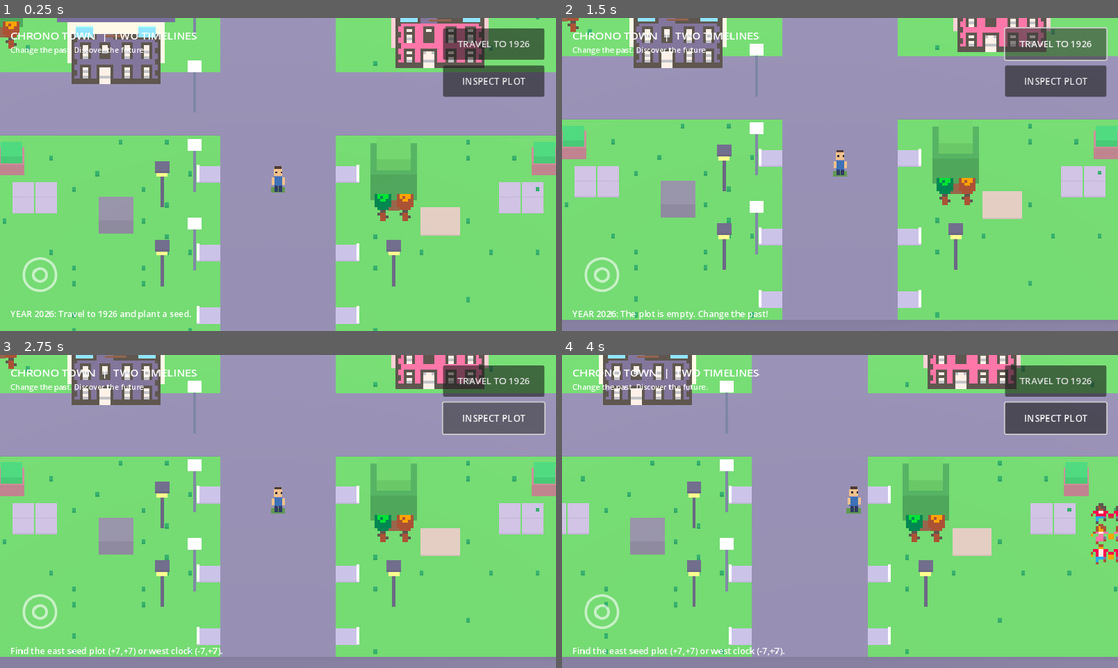
Above: before the commit, frames 1-4 (two rows, left to right).
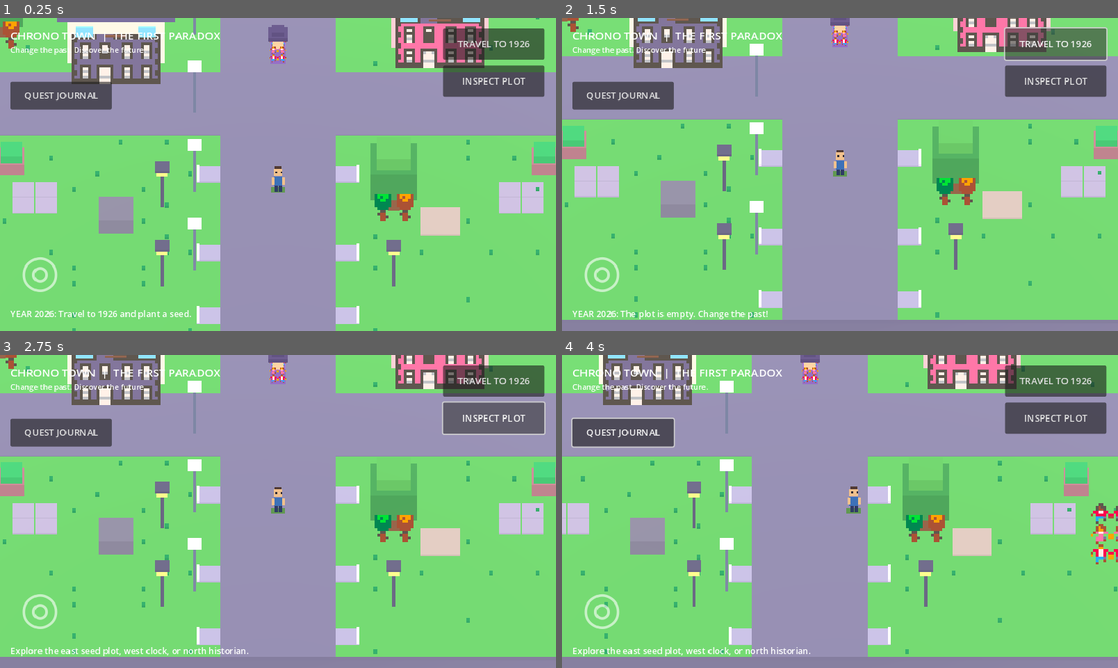
Above: after the commit, the same moments.

Repository: LifemaxRPG/Rpg--attempt
Game: Godot game, scene res://scenes/main.tscn
Two runs of this game, one before a commit and one after it. Both use one fixed random seed, a clock stepped at 60 frames per second and the inputs below.
Inputs (mouse positions are in pixels of both pictures, inside the frame that each line leads up to):
- Up to frame 1 (0.25 s): no input
- Up to frame 2 (1.5 s): click "TRAVEL TO 1926" at 0.5 s; click "TRAVEL TO 2026" at 1.25 s
- Up to frame 3 (2.75 s): click "INSPECT PLOT" at 2 s
- Up to frame 4 (4 s): click (623, 433) at 2.75 s, where only the run after the commit has a clickable "QUEST JOURNAL"; tap Enter at 3.5 s; move the mouse to (962, 495) at 3.52 s; hold D from 3.53 s (still down); click (962, 495) at 3.67 s

The runs differ from the first frame. In frame 1, 2.2% of the frame differs, in the area x 1-52%, y 2-30%; in frame 2, 2.1%; in frame 3, 2.6%; in frame 4, 3.0%, in the area x 1-99%, y 0-97%.

Commit message:
Introduce historian NPC with reactive dialogue and interactive quest journal

Diff:
--- a/scripts/world.gd
+++ b/scripts/world.gd
@@ -22,6 +22,10 @@
 var planted_seed := false
 var repaired_clock := false
 var era_visuals: Node3D
+var journal_panel: PanelContainer
+var journal_text: Label
+var npc: Node3D
+const NPC_SITE := Vector3(0, 0, -3)
 const CLOCK_SITE := Vector3(-7, 0, 7)
 const SAVE_PATH := "user://chrono_town.json"
 var era_objects: Node3D
@@ -39,6 +43,7 @@
 	_build_player()
 	_build_era_objects()
 	_build_era_visuals()
+	_build_npc()
 	_build_camera()
 	_build_hud()
 	get_viewport().size_changed.connect(_layout_hud)
@@ -230,6 +235,7 @@
 	in_past = not in_past
 	_refresh_timeline()
 	_refresh_era_visuals()
+	_update_journal()
 	if message_label != null:
 		if in_past:
 			message_label.text = "YEAR 1926: Find the glowing seed plot east of town."
@@ -239,10 +245,14 @@
 			message_label.text = "YEAR 2026: The plot is empty. Change the past!"
 
 func _interact() -> void:
+	if player.position.distance_to(NPC_SITE) <= 2.5:
+		_talk_historian()
+		return
 	if player.position.distance_to(CLOCK_SITE) <= 2.5:
 		if in_past and not repaired_clock:
 			repaired_clock = true
 			_save_progress()
+			_update_journal()
 			_refresh_era_visuals()
 			message_label.text = "Clock repaired! Return to 2026 to see the tower."
 		elif in_past:
@@ -251,11 +261,12 @@
 			message_label.text = "The clock tower survived!" if repaired_clock else "Clock ruins. Repair it in 1926!"
 		return
 	if player.position.distance_to(PLOT) > 2.5:
-		message_label.text = "Find the east seed plot (+7,+7) or west clock (-7,+7)."
+		message_label.text = "Explore the east seed plot, west clock, or north historian."
 		return
 	if in_past and not planted_seed:
 		planted_seed = true
 		_save_progress()
+		_update_journal()
 		message_label.text = "Seed planted! Return to 2026 to see what changes."
 		_refresh_timeline()
 	elif in_past:
@@ -268,6 +279,41 @@
 		era_button.text = "TRAVEL TO 2026" if in_past else "TRAVEL TO 1926"
 	if action_button != null:
 		action_button.text = "PLANT SEED" if in_past else "INSPECT PLOT"
+
+func _build_npc() -> void:
+	npc = Node3D.new()
+	npc.name = "TownHistorian"
+	npc.position = NPC_SITE
+	add_child(npc)
+	_cube(npc, "Coat", Vector3(0, 0.72, 0), Vector3(0.65, 0.9, 0.42), Color("#805caa"))
+	_cube(npc, "Head", Vector3(0, 1.4, 0), Vector3(0.5, 0.5, 0.48), Color("#e8b78d"))
+	_cube(npc, "Hat", Vector3(0, 1.78, 0), Vector3(0.85, 0.22, 0.68), Color("#51436e"))
+	_cube(npc, "HatTop", Vector3(0, 1.97, 0), Vector3(0.52, 0.3, 0.5), Color("#51436e"))
+	_atlas_sprite(npc, "HistorianBadge", Rect2(160, 88, 16, 24), Vector3(0, 1.2, 0.34), 0.045)
+
+func _talk_historian() -> void:
+	if in_past:
+		message_label.text = "Historian: A clock and a seed can rewrite a century."
+	elif planted_seed and repaired_clock:
+		message_label.text = "Historian: Both landmarks survived! You've changed our town."
+	elif planted_seed:
+		message_label.text = "Historian: That ancient tree wasn't here yesterday..."
+	elif repaired_clock:
+		message_label.text = "Historian: The restored clock has a mysterious history."
+	else:
+		message_label.text = "Historian: Our town lost its clock and its oldest tree."
+
+func _update_journal() -> void:
+	if journal_text == null:
+		return
+	var tree_status := "DONE - Ancient tree thrives in 2026" if planted_seed else "OPEN - Plant a seed in 1926 (east)"
+	var clock_status := "DONE - Clock tower restored in 2026" if repaired_clock else "OPEN - Repair clock in 1926 (west)"
+	journal_text.text = "THE FIRST PARADOX\\n\\n1. %s\\n\\n2. %s\\n\\nTalk to the historian near the north road.\\nProgress saves automatically." % [tree_status, clock_status]
+
+func _toggle_journal() -> void:
+	journal_panel.visible = not journal_panel.visible
+	if journal_panel.visible:
+		_update_journal()
 
 func _build_player() -> void:
 	player = Node3D.new()
@@ -325,7 +371,7 @@
 	hud.add_child(root)
 	var title := Label.new()
 	title.name = "Title"
-	title.text = "CHRONO TOWN  |  TWO TIMELINES"
+	title.text = "CHRONO TOWN  |  THE FIRST PARADOX"
 	title.position = Vector2(18, 16)
 	title.add_theme_font_size_override("font_size", 19)
 	title.mouse_filter = Control.MOUSE_FILTER_IGNORE
@@ -364,6 +410,23 @@
 	message_label.add_theme_font_size_override("font_size", 15)
 	message_label.mouse_filter = Control.MOUSE_FILTER_IGNORE
 	root.add_child(message_label)
+	var journal_button := Button.new()
+	journal_button.name = "JournalButton"
+	journal_button.text = "QUEST JOURNAL"
+	journal_button.position = Vector2(18, 110)
+	journal_button.custom_minimum_size = Vector2(175, 48)
+	journal_button.pressed.connect(_toggle_journal)
+	root.add_child(journal_button)
+	journal_panel = PanelContainer.new()
+	journal_panel.name = "JournalPanel"
+	journal_panel.position = Vector2(18, 165)
+	journal_panel.custom_minimum_size = Vector2(390, 195)
+	journal_panel.visible = false
+	root.add_child(journal_panel)
+	journal_text = Label.new()
+	journal_text.add_theme_font_size_override("font_size", 16)
+	journal_panel.add_child(journal_text)
+	_update_journal()
 	_layout_hud()
 
 func _layout_hud() -> void:
